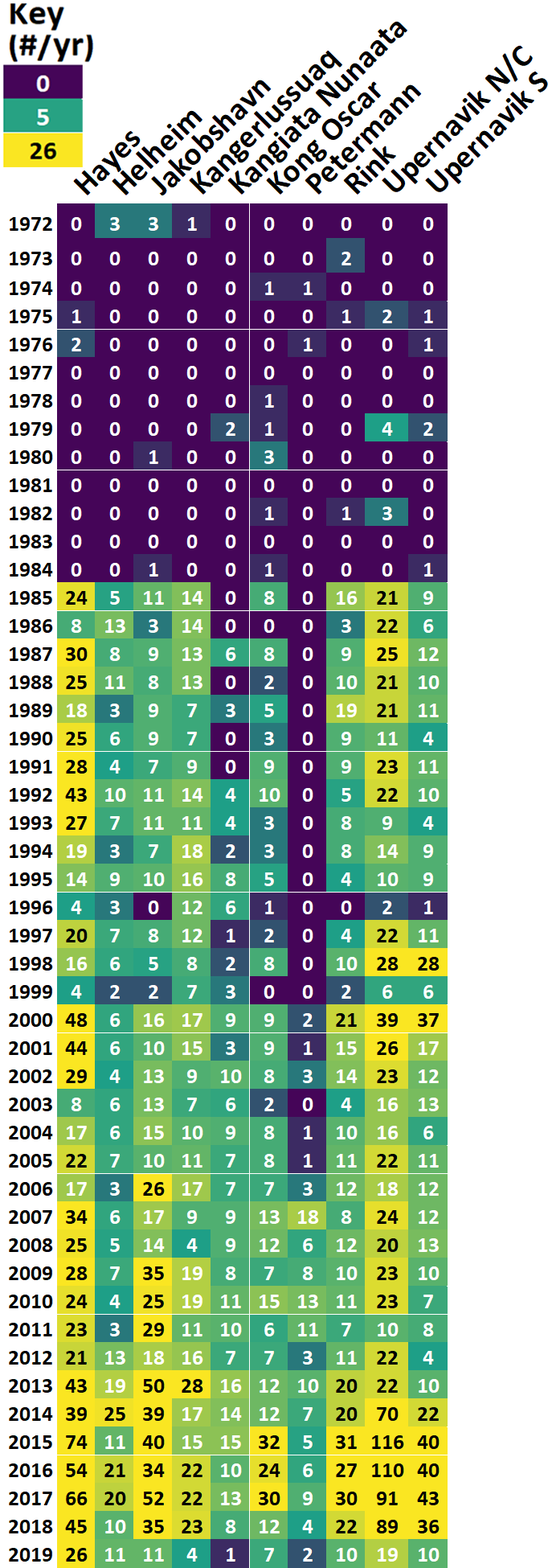
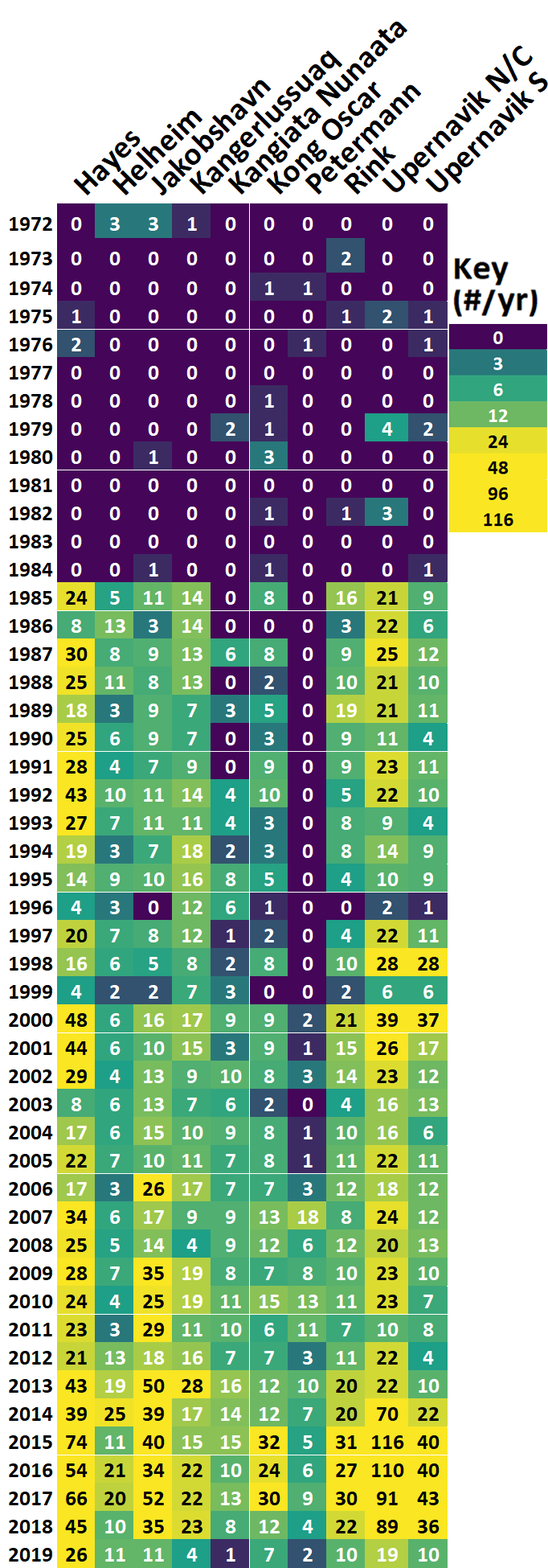
Before/after of a 548px x 1568px layered artwork. What changed in the layer stack:
removed layer "Layer 3" over (2, 3, 95, 168)
renamed "Layer 4" to "Layer 7", showed it, painted on it over (2, 3, 548, 533)
